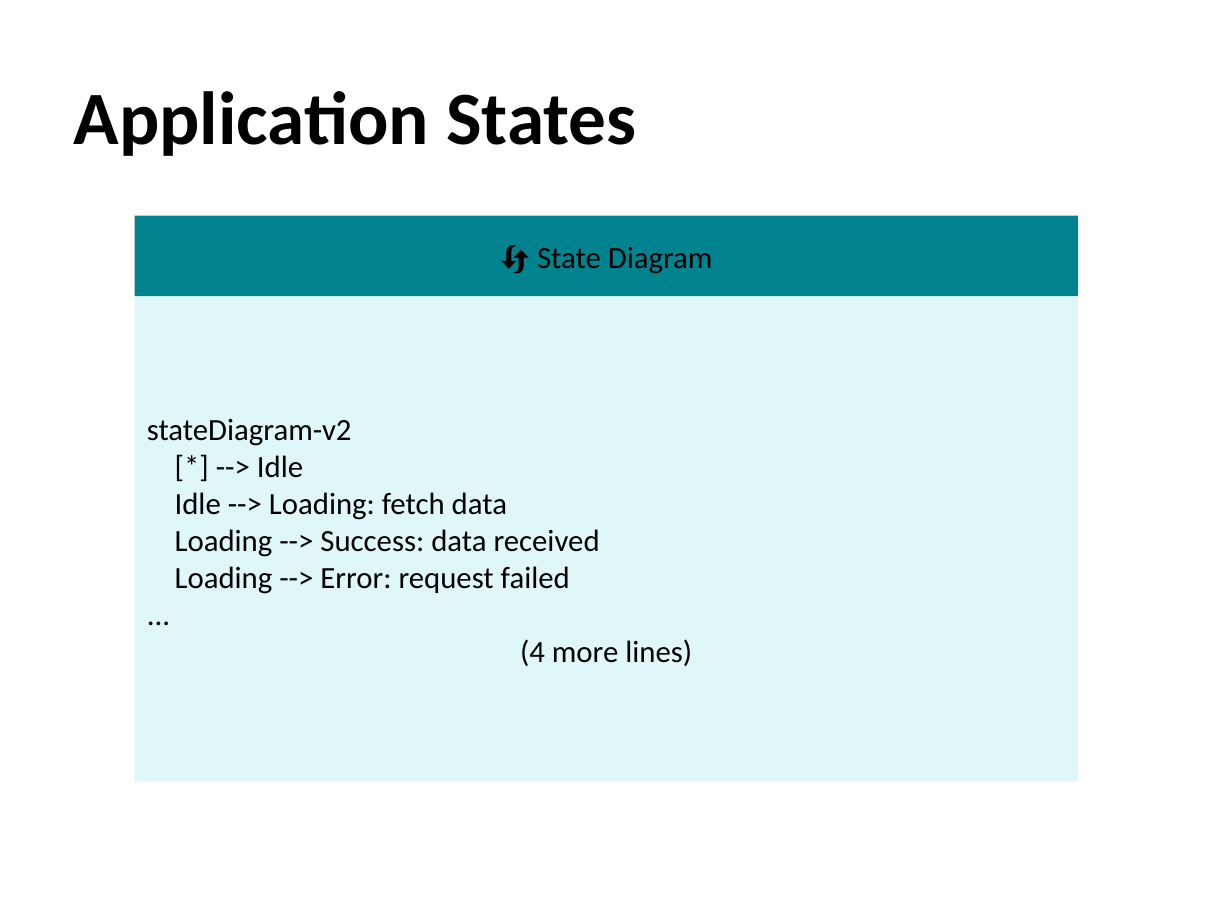
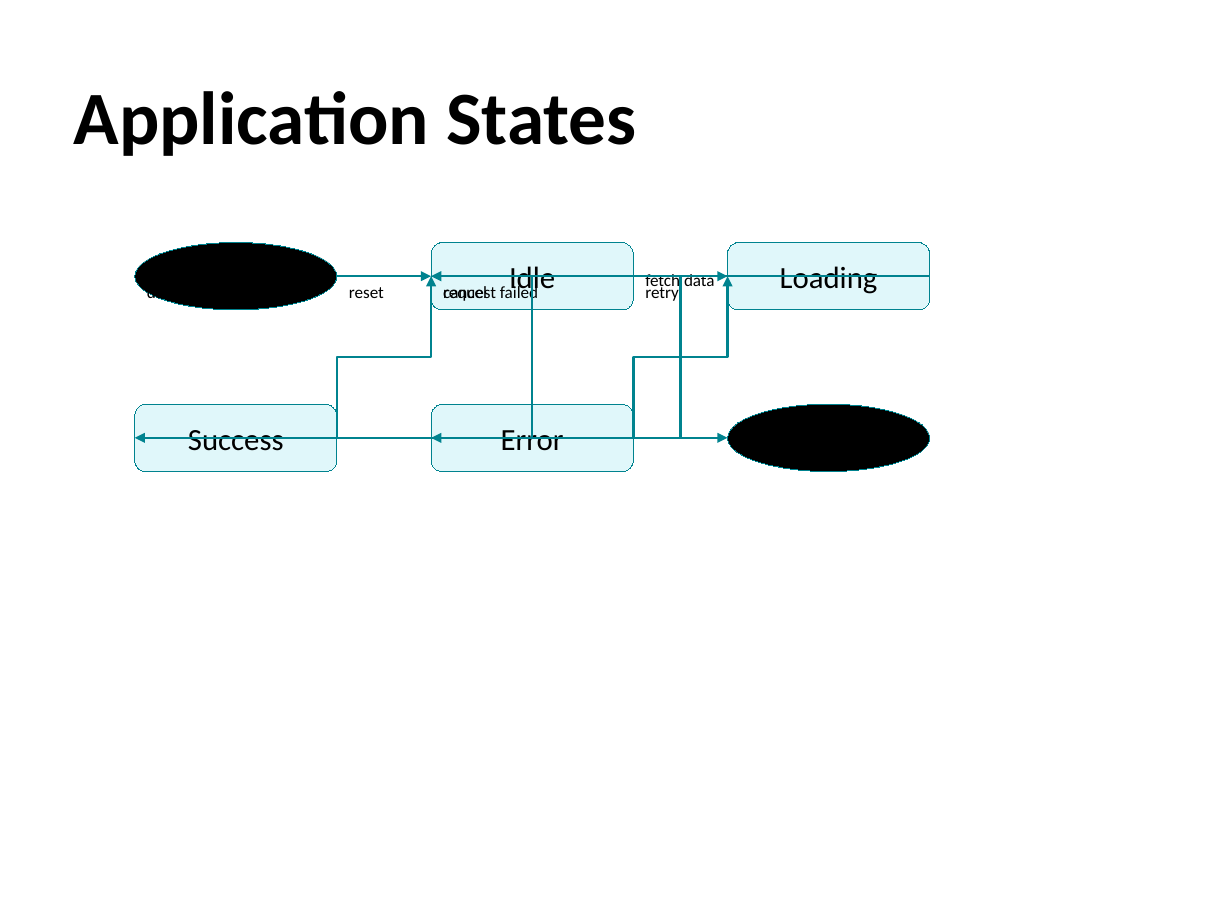
Before and after one commit to awol2005ex/ppt-rs, a slide deck: slide 12 of examples/md2ppt_demo.pptx. Drawn at 1232x924 pixels with LibreOffice and Linux fonts; fonts in the diff are those of the drawing. Boxes give left, top, right and bottom in pixels: in the first picture for what was removed or moved away, otherwise in the second. Text is boxed around its words. In the diff, an @@ line names an element or a change of style, - is before the commit and + after.

Commit message:
Add Mermaid diagram rendering with shapes and modularize markdown/slide modules
- Create modular `cli/markdown/` structure with `mod.rs`, `parser.rs`, `mermaid.rs`
- Create modular `generator/slide/` structure with `mod.rs`, `formatting.rs`
- Implement shape-based rendering for 9 Mermaid diagram types (Flowchart, Sequence, Pie, Gantt, Class, State, ER, Mindmap, Timeline)
- Add `MermaidParser` with diagram detection and element extraction for each type
- Add `MermaidRenderer` with shape generation

```diff
--- a/examples/md2ppt_demo.pptx
+++ b/examples/md2ppt_demo.pptx
@@ rectangle removed at [134, 216, 1078, 297] @@
-🔄 State Diagram
@@ ellipse added at [134, 243, 336, 310], fill #000000, outline #00838F 0 pt @@
@@ rounded rectangle added at [431, 243, 633, 310], fill #E0F7FA, outline #00838F 0 pt, 18 pt, text #000000 @@
+Idle
@@ rounded rectangle added at [728, 243, 930, 310], fill #E0F7FA, outline #00838F 0 pt, 18 pt, text #000000 @@
+Loading
@@ rectangle removed at [134, 297, 1078, 782] @@
-stateDiagram-v2
-[*] --> Idle
-Idle --> Loading: fetch data
-Loading --> Success: data received
-Loading --> Error: request failed
-...
-(4 more lines)
@@ bent connector added at [134, 276, 929, 437], outline #00838F 1.5 pt, 10 pt, text #000000 @@
+data received
@@ elbow arrow added from (336, 276) to (431, 276), #00838F 1.5 pt @@
@@ bent connector added at [336, 276, 431, 437], outline #00838F 1.5 pt, 10 pt, text #000000 @@
+reset
@@ bent connector added at [431, 276, 930, 437], outline #00838F 1.5 pt, 10 pt, text #000000 @@
+request failed
@@ bent connector added at [431, 276, 633, 437], outline #00838F 1.5 pt, 10 pt, text #000000 @@
+cancel
@@ bent connector added at [633, 276, 728, 276], outline #00838F 1.5 pt, 10 pt, text #000000 @@
+fetch data
@@ bent connector added at [633, 276, 728, 437], outline #00838F 1.5 pt, 10 pt, text #000000 @@
+retry
@@ rounded rectangle added at [134, 404, 336, 472], fill #E0F7FA, outline #00838F 0 pt, 18 pt, text #000000 @@
+Success
@@ rounded rectangle added at [431, 404, 633, 472], fill #E0F7FA, outline #00838F 0 pt, 18 pt, text #000000 @@
+Error
@@ ellipse added at [728, 404, 930, 472], fill #000000, outline #00838F 0 pt @@
@@ elbow arrow added from (336, 437) to (728, 437), #00838F 1.5 pt @@
```
Also in this commit, not shown: 14 other slides changed, 1 slide added, 1 slide removed, 10 other files.
